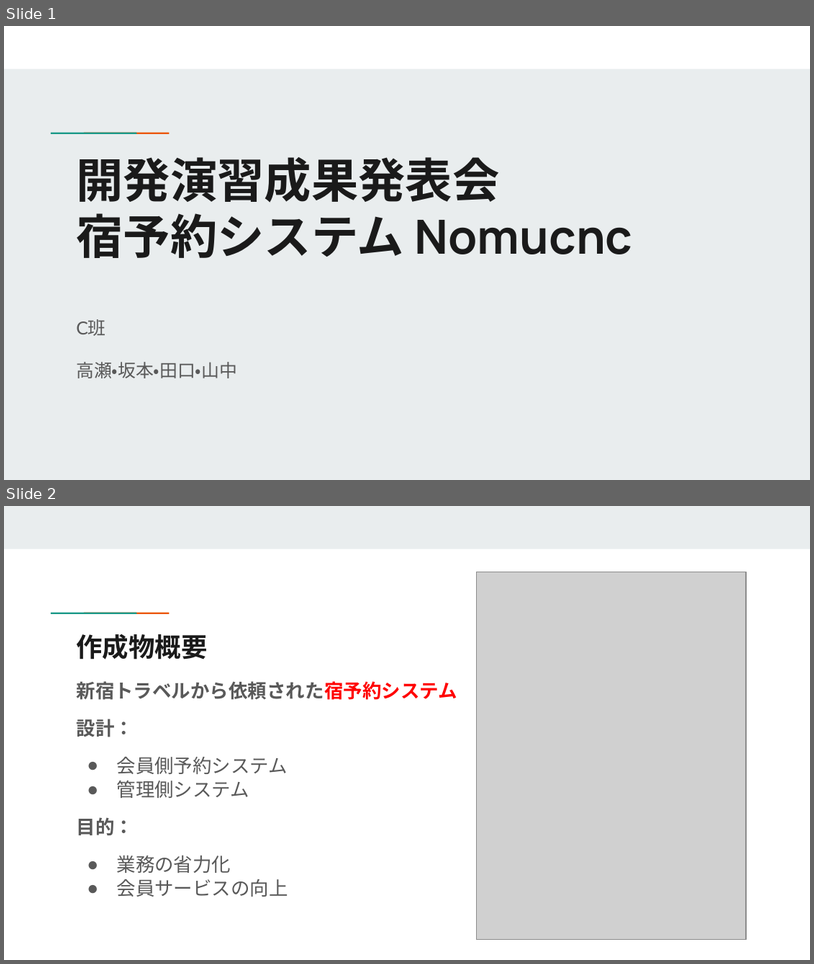
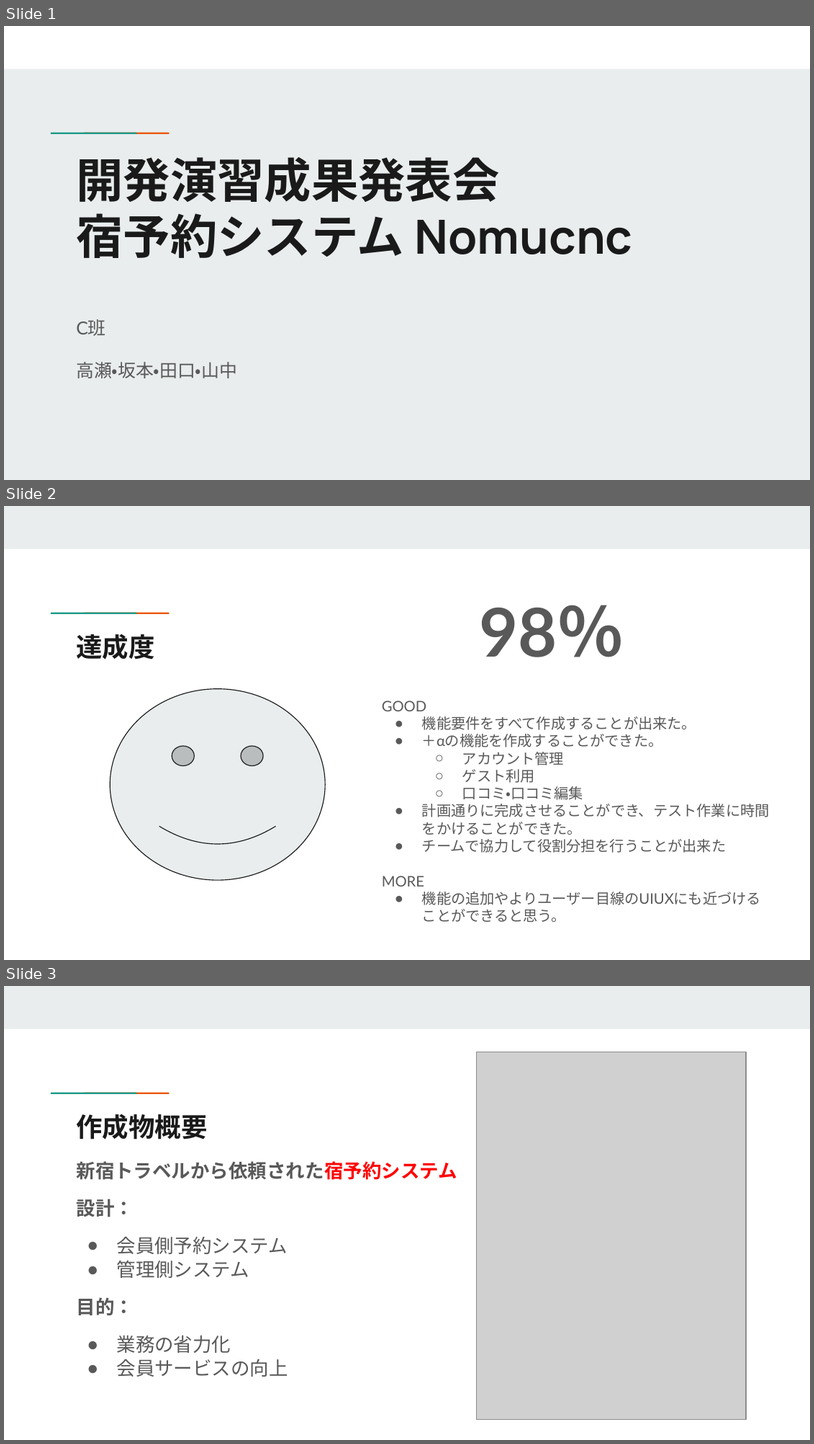
Before and after one commit to reskill-java-2024-nomura/Nomcnc, a slide deck: document/成果発表会資料.pptx. Shown one above the other, each under a label of ours: slides 1 and 2 before the commit, slides 1, 2 and 3 after it. The pictures are 814x964 and 814x1444 pixels, drawn with LibreOffice and Linux fonts; fonts in the diff are those of the drawing; grey boxes stand for pictures. Boxes give left, top, right and bottom in pixels: in the first picture for what was removed or moved away, otherwise in the second. Text is boxed around its words. In the diff, an @@ line names an element or a change of style, - is before the commit and + after.

```diff
--- a/document/成果発表会資料.pptx
+++ b/document/成果発表会資料.pptx
@@ slide 2 added at [4, 506, 810, 960], background #FFFFFF; not listed: 3 template elements that a slide beside it also shows @@
@@ text added at [480, 605, 625, 657], 60 pt, text #595959, bold @@
+98％
@@ title added at [77, 634, 155, 659], 23.4 pt, text #1A1A1A, bold @@
+達成度
@@ smiley face added at [111, 689, 326, 880], fill #E9EDEE, outline #1A1A1A 0.75 pt @@
@@ text added at [382, 700, 770, 921], 13 pt, text #595959 @@
+GOOD
+● 機能要件をすべて作成することが出来た。
+● ＋αの機能を作成することができた。
+  ○ アカウント管理
+  ○ ゲスト利用
+  ○ 口コミ・口コミ編集
+● 計画通りに完成させることができ、テスト作業に時間をかけることができた。
+● チームで協力して役割分担を行うことが出来た
+MORE
+● 機能の追加やよりユーザー目線のUIUXにも近づけることができると思う。
@@ what was slide 2 is now slide 3 @@
```
Also in this commit, not shown: 6 slides changed.
